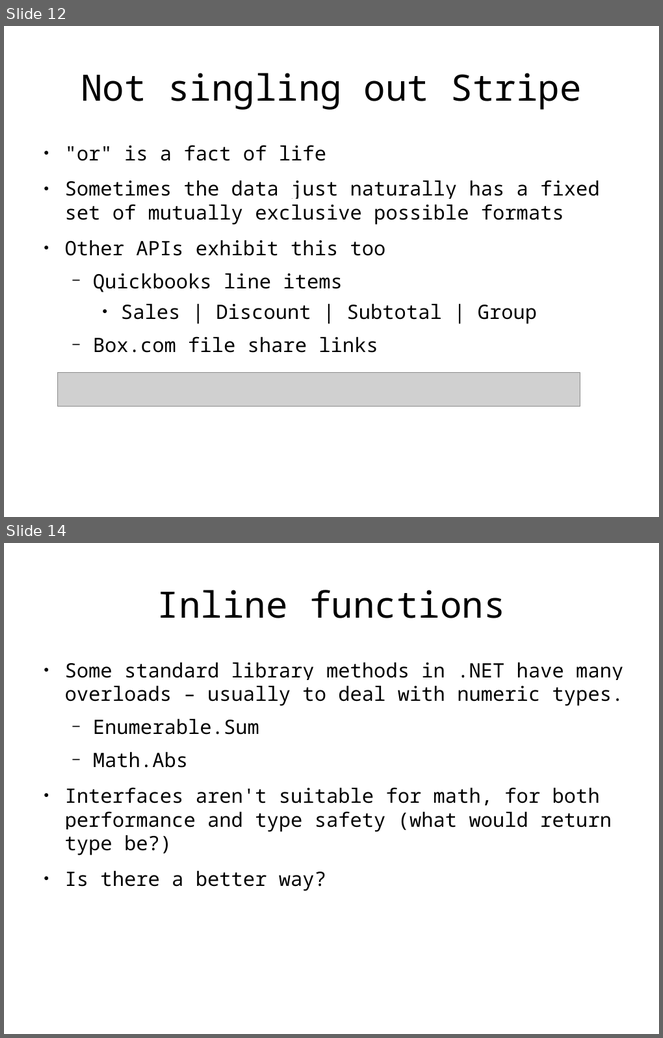
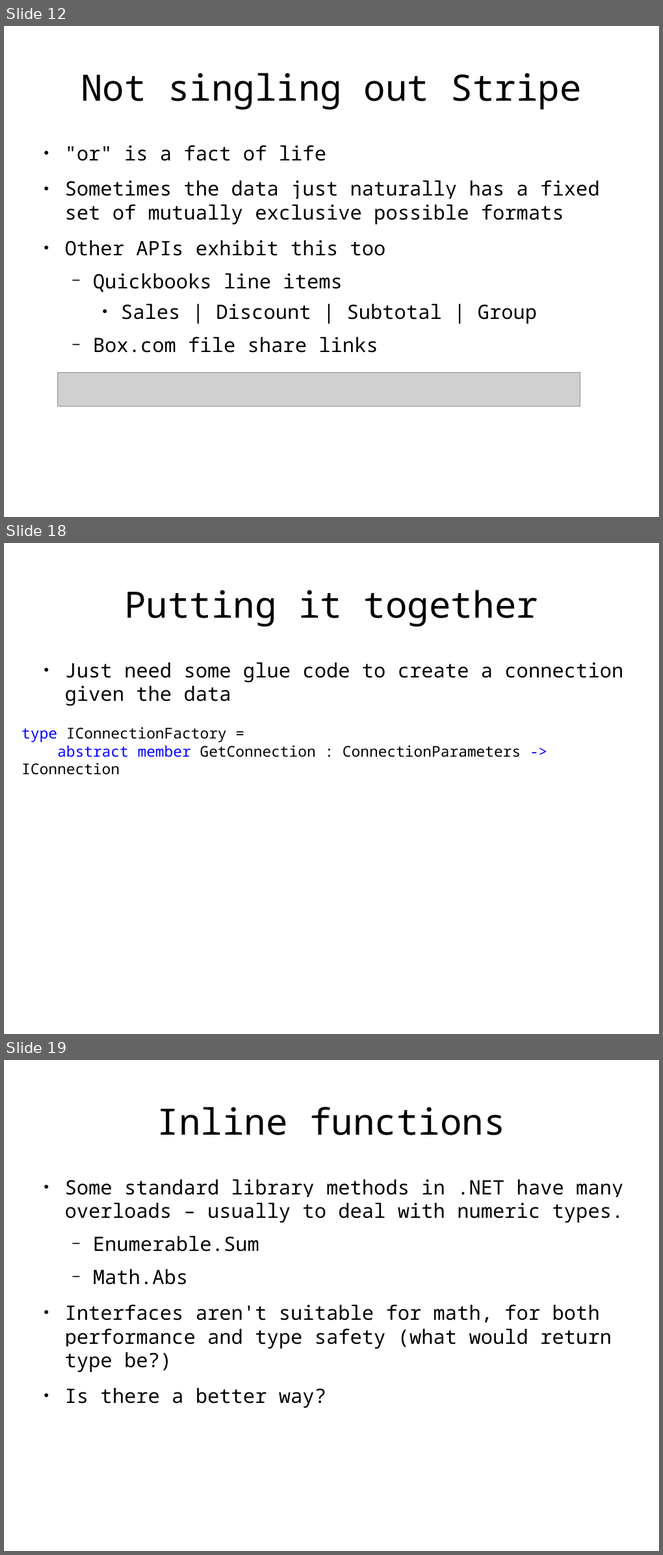
Before and after one commit to rspeele/FSharpTalk, a slide deck: fstalk.odp. Shown one above the other, each under a label of ours: slides 12 and 14 before the commit, slides 12, 18 and 19 after it; the slides between them are not shown. The pictures are 663x1038 and 663x1555 pixels, drawn with LibreOffice and Linux fonts; fonts in the diff are those of the drawing; grey boxes stand for pictures. Boxes give left, top, right and bottom in pixels: in the first picture for what was removed or moved away, otherwise in the second. Text is boxed around its words. In the diff, an @@ line names an element or a change of style, - is before the commit and + after.

```diff
--- a/fstalk.odp
+++ b/fstalk.odp
@@ slide 18 added at bbox=[4, 543, 659, 1034], background #FFFFFF @@
@@ title added at bbox=[124, 590, 538, 627], 44 pt, text #000000 @@
+Putting it together
@@ text added at bbox=[65, 662, 623, 706], 24 pt, text #000000 @@
+● Just need some glue code to create a connection given the data
@@ text added at bbox=[22, 727, 521, 775], 18 pt, text #000000 @@
+type IConnectionFactory =
+abstract member GetConnection : ConnectionParameters -> IConnection
@@ what was slide 14 is now slide 19 @@
```
Also in this commit, not shown: 2 slides changed, 5 other slides added, 10 other files.
